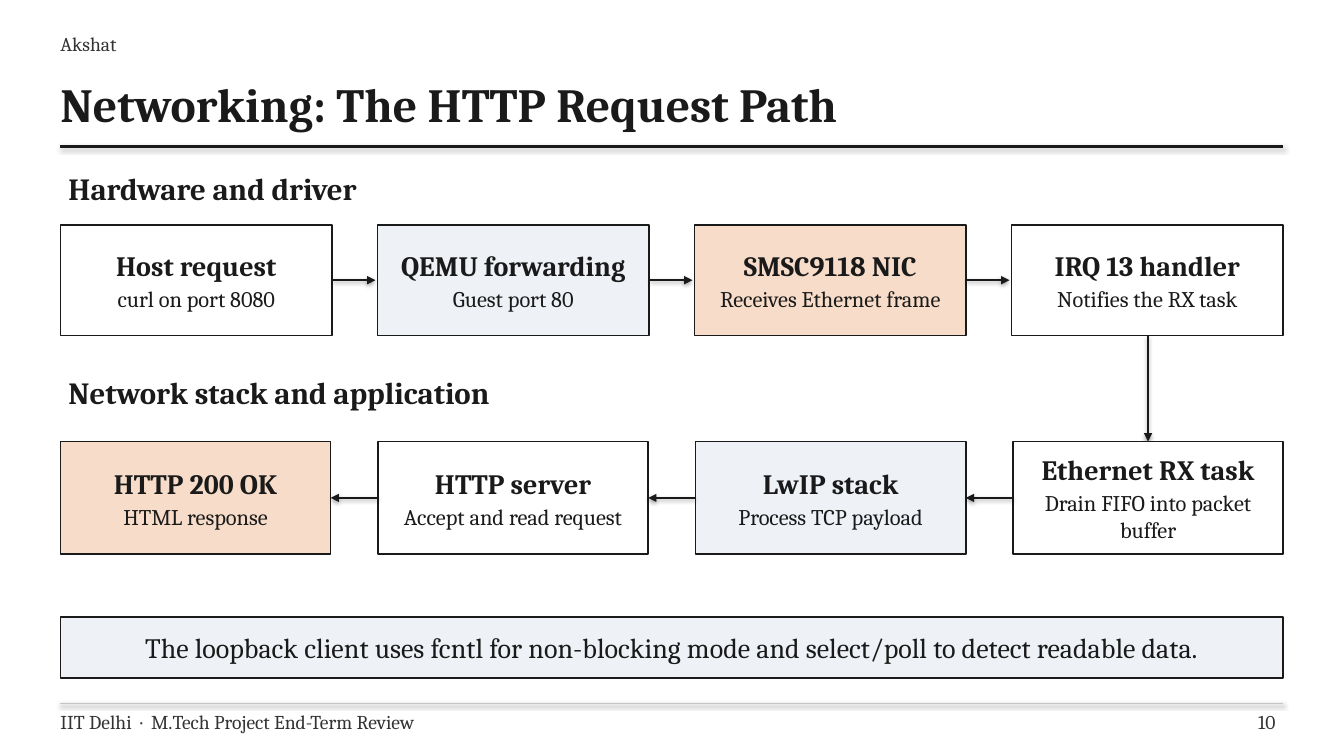
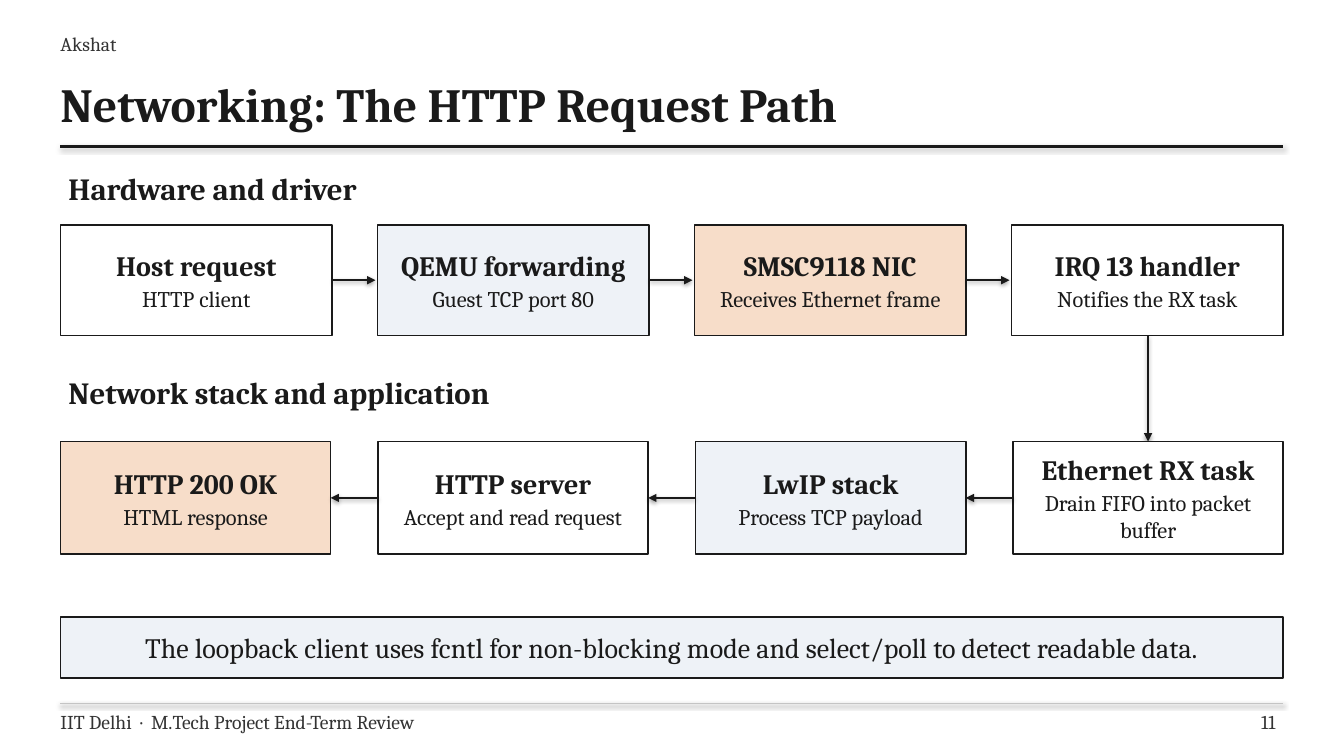
Before and after one commit to Akshat1508/STM32-Simulated-Linux, a slide deck: slide 11 of MTP/Combined_Final_Presentation.pptx (slide 10 before the commit). Drawn at 1344x756 pixels with LibreOffice and Linux fonts; fonts in the diff are those of the drawing. Boxes give left, top, right and bottom in pixels: in the first picture for what was removed or moved away, otherwise in the second. Text is boxed around its words. In the diff, an @@ line names an element or a change of style, - is before the commit and + after.

```diff
--- a/MTP/Combined_Final_Presentation.pptx
+++ b/MTP/Combined_Final_Presentation.pptx
@@ text in rectangle at [142,291,250,308]: text changed @@
-curl on port 8080
+HTTP client
@@ text in rectangle at [433,292,593,312]: text changed @@
-Guest port 80
+Guest TCP port 80
@@ text at [1261,716,1275,729]: text changed @@
-10
+11
```
Also in this commit, not shown: 10 other slides changed, 1 slide removed, 3 other files.
